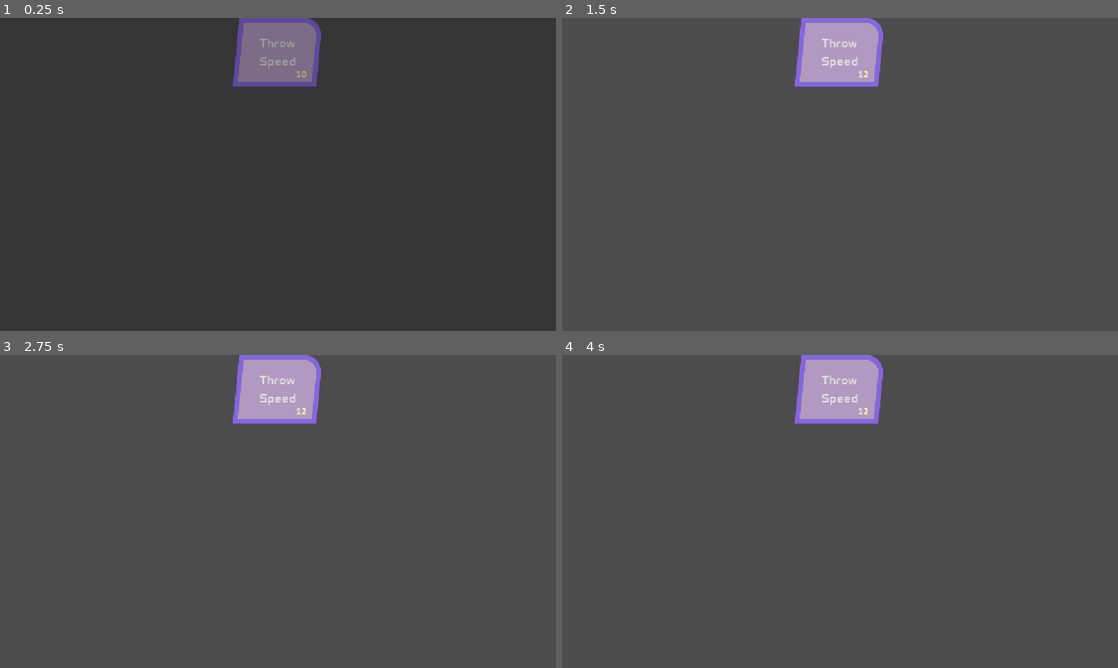
Above: before the commit, frames 1-4 (two rows, left to right).
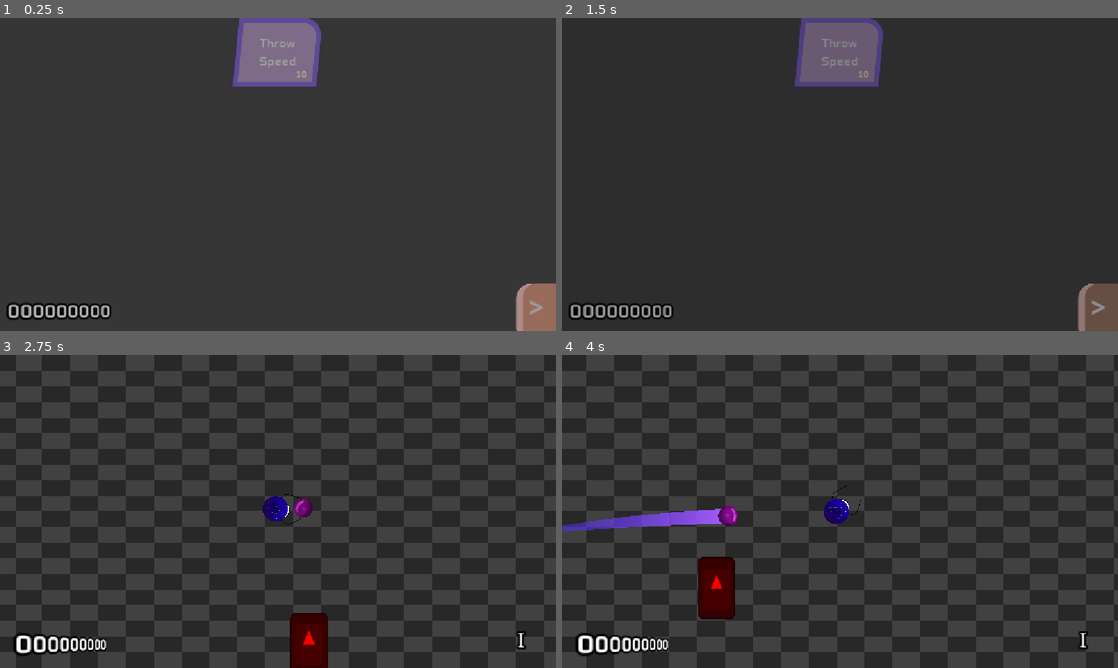
Above: after the commit, the same moments.

Repository: neilavesterinen/Haven-Bounce-Back-Shooter
Game: Godot game, scene res://upgrade_shop/upgrade_shop.tscn
Two runs of this game, one before a commit and one after it. Both use one fixed random seed, a clock stepped at 60 frames per second and the inputs below. This scene is started directly instead of the project's main scene. The engine's default icon, where the game draws it, is replaced by a stand-in: a white triangle on a blue panel in a dark square. Sound files missing from this copy of the repository are replaced by a short silence.
Inputs (mouse positions are in pixels of both pictures, inside the frame that each line leads up to):
- Up to frame 1 (0.25 s): no input
- Up to frame 2 (1.5 s): click "Throw Speed" at 0.5 s; click (1095, 305) at 1.25 s, where only the run after the commit has a clickable ">"
- Up to frame 3 (2.75 s): tap Enter at 2 s; move the mouse to (400, 495) at 2.02 s; hold D (right) from 2.03 s (still down); click (400, 495) at 2.1 s
- Up to frame 4 (4 s): release D (right) at 2.75 s; drag from (728, 527) to (812, 574) at 2.77 s; move the mouse to (895, 442) at 3.52 s; hold D (right) from 3.53 s (still down); tap Enter at 3.6 s

The runs differ from the first frame. In frame 1, 1.9% of the frame differs, in the area x 1-100%, y 84-100%; in frame 2, 100%, in the area x 0-100%, y 0-100%; in frame 3, 53%; in frame 4, 54%.

Commit message:
Add upgrade shop after death, no upgrades yet

Diff:
--- a/Scenes/game/game.gd
+++ b/Scenes/game/game.gd
@@ -8,7 +8,6 @@
 
 @export var wave_spawner: WaveSpawner
 
-@onready var pointstext: Label3D = $CanvasLayer/PointsT/SubViewport/Label3D
 @onready var stagetext: Label3D = $CanvasLayer/StageT/SubViewport2/Label3D
 
 
@@ -43,15 +42,11 @@
 
 
 func _ready() -> void:
-	_on_points_changed(0)
 	_on_wave_changed(0)
 
-	GameState.points_changed.connect(_on_points_changed)
+	GameState.points = 0
+
 	wave_spawner.wave_changed.connect(_on_wave_changed)
-
-
-func _on_points_changed(new_points: int) -> void:
-	pointstext.text = str(new_points).pad_zeros(9)
 
 
 func _on_wave_changed(new_wave: int) -> void:
--- a/Scenes/game/game.tscn
+++ b/Scenes/game/game.tscn
@@ -2,6 +2,7 @@
 
 [ext_resource type="Script" uid="uid://ccihgip7s3vq4" path="res://Scenes/game/game.gd" id="1_u7m1m"]
 [ext_resource type="PackedScene" uid="uid://dw74b3kktlfsa" path="res://Scenes/map/map.tscn" id="2_g0siu"]
+[ext_resource type="PackedScene" uid="uid://paan3sdyedo0" path="res://Scenes/game/point_counter.tscn" id="3_6y3i1"]
 [ext_resource type="PackedScene" uid="uid://crntnsto002yl" path="res://player/player.tscn" id="3_7pssd"]
 [ext_resource type="Theme" uid="uid://ceeh4w5x06ip" path="res://Scenes/mainmenu/mainmenu.tres" id="3_vjhi1"]
 [ext_resource type="AudioStream" uid="uid://dymxmxaav6h3h" path="res://Music/yea.mp3" id="4_7pssd"]
@@ -39,25 +40,7 @@
 
 [node name="CanvasLayer" type="CanvasLayer" parent="." unique_id=123703184]
 
-[node name="PointsT" type="SubViewportContainer" parent="CanvasLayer" unique_id=733437173]
-offset_left = 6.0
-offset_top = 485.0
-offset_right = 236.0
-offset_bottom = 715.0
-stretch = true
-
-[node name="SubViewport" type="SubViewport" parent="CanvasLayer/PointsT" unique_id=1312189219]
-transparent_bg = true
-handle_input_locally = false
-size = Vector2i(230, 230)
-render_target_update_mode = 4
-
-[node name="Label3D" type="Label3D" parent="CanvasLayer/PointsT/SubViewport" unique_id=958099722]
-transform = Transform3D(0.8963585, 0, 0.44332993, 0, 1, 0, -0.44332993, 0, 0.8963585, 0.12958583, 0, 0)
-text = "0123456789"
-
-[node name="Camera3D" type="Camera3D" parent="CanvasLayer/PointsT/SubViewport" unique_id=1352765730]
-transform = Transform3D(1, 0, 0, 0, 1, 0, 0, 0, 1, 0, 0, 0.5703511)
+[node name="PointsT" parent="CanvasLayer" unique_id=1101408104 instance=ExtResource("3_6y3i1")]
 
 [node name="StageT" type="SubViewportContainer" parent="CanvasLayer" unique_id=1206747385]
 offset_left = 931.0
--- /dev/null
+++ b/Scenes/game/point_counter.tscn
@@ -0,0 +1,26 @@
+[gd_scene format=3 uid="uid://paan3sdyedo0"]
+
+[ext_resource type="Script" uid="uid://duh0wvvqybqa3" path="res://Scenes/game/point_label.gd" id="1_pbri5"]
+
+[node name="PointsT" type="SubViewportContainer" unique_id=1101408104]
+offset_left = 6.0
+offset_top = 485.0
+offset_right = 236.0
+offset_bottom = 715.0
+stretch = true
+
+[node name="SubViewport" type="SubViewport" parent="." unique_id=1823713467]
+transparent_bg = true
+handle_input_locally = false
+render_target_update_mode = 4
+
+[node name="Label3D" type="Label3D" parent="SubViewport" unique_id=932911020]
+transform = Transform3D(0.8963585, 0, 0.44332993, 0, 1, 0, -0.44332993, 0, 0.8963585, 0.12958583, 0, 0)
+text = "0123456789"
+
+[node name="Camera3D" type="Camera3D" parent="SubViewport" unique_id=37092613]
+transform = Transform3D(1, 0, 0, 0, 1, 0, 0, 0, 1, 0, 0, 0.5703511)
+
+[node name="PointUpdater" type="Node" parent="." unique_id=1000078137 node_paths=PackedStringArray("label")]
+script = ExtResource("1_pbri5")
+label = NodePath("../SubViewport/Label3D")
--- /dev/null
+++ b/Scenes/game/point_label.gd
@@ -0,0 +1,12 @@
+extends Node
+
+@export var label: Label3D
+
+
+func _ready() -> void:
+	_on_points_changed(GameState.points)
+	GameState.points_changed.connect(_on_points_changed)
+
+
+func _on_points_changed(new_points: int) -> void:
+	label.text = str(new_points).pad_zeros(9)
--- a/autoloads/game_state.gd
+++ b/autoloads/game_state.gd
@@ -2,7 +2,7 @@
 
 signal points_changed(new_points: int)
 
-var points: int = 10:
+var points: int = 0:
 	set(value):
 		points = value
 		points_changed.emit(value)
--- a/autoloads/level_manager/level_manager.tscn
+++ b/autoloads/level_manager/level_manager.tscn
@@ -4,4 +4,4 @@
 
 [node name="LevelManager" type="Node" unique_id=859127138]
 script = ExtResource("1_v3u8m")
-levels = Array[String](["uid://c2rgg7vlu8xk0", "uid://ddvnrnae0wauv"])
+levels = Array[String](["uid://b7hi1a0r6apgs", "uid://ddvnrnae0wauv", "uid://cdnyw3kbutq8b"])
--- /dev/null
+++ b/common/scripts/glue_functions/glue_funcs_level_load.gd
@@ -0,0 +1,35 @@
+extends Node
+
+
+func load_level_num_relatively_transition_delay(
+	relative_level_num: int,
+	delay: float,
+	quit_after_level_load: bool = true,
+) -> void:
+	_load_level_num_relatively_transition_delay(relative_level_num, delay, quit_after_level_load)
+
+
+func load_next_level_transition_delay(delay: float, quit_after_level_load: bool = true) -> void:
+	_load_next_level_transition_delay(delay, quit_after_level_load)
+
+
+## WHY THE LKJISDFJLK DOES THIS FIX THE SIGNAL NOT APPEARING IN THE INSPECTOR???
+## Well it works now...
+func _load_level_num_relatively_transition_delay(
+	relative_level_num: int,
+	delay: float,
+	quit_after_level_load: bool,
+) -> void:
+	GodotUtils.delay_function(
+		LevelManagerHelper.load_level_num_relatively_transition.bind(relative_level_num),
+		delay,
+		quit_after_level_load,
+	)
+
+
+func _load_next_level_transition_delay(delay: float, quit_after_level_load: bool) -> void:
+	GodotUtils.delay_function(
+		LevelManagerHelper.load_next_level_transition,
+		delay,
+		quit_after_level_load,
+	)
--- a/enemy/enemy.gd
+++ b/enemy/enemy.gd
@@ -1,18 +1,21 @@
+class_name Enemy
 extends CharacterBody2D
-class_name Enemy
+
+@export var player: Player
 
 var MAX_HEALTH := 5
 var SPEED := 100
 
+var health := MAX_HEALTH
+
 @onready var nav_agent: NavigationAgent2D = $NavigationAgent2D
 
-var health := MAX_HEALTH
-@export var player : Player
 
 func _ready() -> void:
 	nav_agent.path_desired_distance = 4.0
 	nav_agent.target_desired_distance = 4.0
 	player = get_tree().get_first_node_in_group("player")
+
 
 func _process(delta: float) -> void:
 	if not player:
@@ -33,8 +36,10 @@
 	velocity = new_velocity
 	move_and_slide()
 
-func take_damage(damage:int) -> void:
+
+func take_damage(damage: int) -> void:
 	health -= 1
 	modulate.a = 1.0 / MAX_HEALTH * health
-	if health == 0:
+	if health <= 0:
+		GameState.points += 1
 		queue_free()
--- a/player/player_health.gd
+++ b/player/player_health.gd
@@ -25,7 +25,7 @@
 
 	died.emit()
 
-	LevelManagerHelper.load_current_level_transition()
+	LevelManagerHelper.load_level_num_relatively_transition(1)
 	if player_parent:
 		player_parent.queue_free()
 
--- a/upgrade_shop/upgrade_purchase_button.gd
+++ b/upgrade_shop/upgrade_purchase_button.gd
@@ -17,10 +17,9 @@
 func _on_pressed() -> void:
 	if GameState.points < _upgrade_state.price():
 		return
+	GameState.points -= _upgrade_state.price()
 
 	_upgrade_state.level_up()
-	GameState.points -= _upgrade_state.price()
-
 	_update_price()
 
 
--- a/upgrade_shop/upgrade_shop.tscn
+++ b/upgrade_shop/upgrade_shop.tscn
@@ -1,7 +1,9 @@
 [gd_scene format=3 uid="uid://cdnyw3kbutq8b"]
 
-[ext_resource type="Script" uid="uid://dwrkken2kj51t" path="res://upgrade_shop/upgrade_purchase_button.gd" id="1_56tmu"]
+[ext_resource type="Script" uid="uid://c5us4vlp7nbst" path="res://upgrade_shop/upgrade_purchase_button.gd" id="1_56tmu"]
 [ext_resource type="Theme" uid="uid://c3ncu5c4bs85t" path="res://main_theme.theme" id="1_ru6vo"]
+[ext_resource type="Script" uid="uid://beecw5qat2odv" path="res://common/scripts/glue_functions/glue_funcs_level_load.gd" id="3_svnul"]
+[ext_resource type="PackedScene" uid="uid://paan3sdyedo0" path="res://Scenes/game/point_counter.tscn" id="4_ejy1s"]
 
 [sub_resource type="StyleBoxFlat" id="StyleBoxFlat_svnul"]
 bg_color = Color(0.70980394, 0.60784316, 0.76862746, 0.972549)
@@ -41,6 +43,48 @@
 corner_detail = 20
 shadow_color = Color(0.39215687, 0.078431375, 0.74509805, 0.07058824)
 shadow_size = 15
+
+[sub_resource type="StyleBoxFlat" id="StyleBoxFlat_5teet"]
+content_margin_left = 4.0
+content_margin_top = 4.0
+content_margin_right = 4.0
+content_margin_bottom = 4.0
+bg_color = Color(0.85, 0.60066664, 0.51000005, 1)
+border_width_left = 13
+border_color = Color(0.97, 0.7850534, 0.7566, 1)
+corner_radius_top_left = 29
+corner_radius_top_right = 3
+corner_radius_bottom_right = 3
+corner_radius_bottom_left = 3
+corner_detail = 20
+
+[sub_resource type="StyleBoxFlat" id="StyleBoxFlat_mcqm0"]
+content_margin_left = 4.0
+content_margin_top = 4.0
+content_margin_right = 4.0
+content_margin_bottom = 4.0
+bg_color = Color(0.640481, 0.4592799, 0.47621417, 0.6)
+border_width_left = 13
+border_color = Color(0.97, 0.7850534, 0.7566, 1)
+corner_radius_top_left = 29
+corner_radius_top_right = 3
+corner_radius_bottom_right = 3
+corner_radius_bottom_left = 3
+corner_detail = 20
+
+[sub_resource type="StyleBoxFlat" id="StyleBoxFlat_8475x"]
+content_margin_left = 4.0
+content_margin_top = 4.0
+content_margin_right = 4.0
+content_margin_bottom = 4.0
+bg_color = Color(0.92, 0.65688, 0.5612, 0.6039216)
+border_width_left = 13
+border_color = Color(0.97, 0.7850534, 0.7566, 1)
+corner_radius_top_left = 29
+corner_radius_top_right = 3
+corner_radius_bottom_right = 3
+corner_radius_bottom_left = 3
+corner_detail = 20
 
 [node name="UpgradeShop" type="Control" unique_id=1262347264]
 layout_mode = 3
@@ -101,3 +145,41 @@
 theme_override_font_sizes/font_size = 20
 text = "123"
 vertical_alignment = 1
+
+[node name="BackToGameButton" type="Button" parent="." unique_id=691678381]
+layout_mode = 1
+anchors_preset = 3
+anchor_left = 1.0
+anchor_top = 1.0
+anchor_right = 1.0
+anchor_bottom = 1.0
+offset_left = -82.0
+offset_top = -82.0
+grow_horizontal = 0
+grow_vertical = 0
+theme = ExtResource("1_ru6vo")
+theme_override_font_sizes/font_size = 64
+theme_override_styles/normal = SubResource("StyleBoxFlat_5teet")
+theme_override_styles/pressed = SubResource("StyleBoxFlat_mcqm0")
+theme_override_styles/hover = SubResource("StyleBoxFlat_8475x")
+text = ">"
+
+[node name="GlueFuncsLevelLoad" type="Node" parent="BackToGameButton" unique_id=1897478748]
+script = ExtResource("3_svnul")
+
+[node name="PointsT" parent="." unique_id=1101408104 instance=ExtResource("4_ejy1s")]
+layout_mode = 0
+offset_left = 11.0
+offset_top = 493.0
+offset_right = 241.0
+offset_bottom = 723.0
+
+[node name="SubViewport" parent="PointsT" index="0" unique_id=1823713467]
+size = Vector2i(230, 230)
+
+[node name="Label3D" parent="PointsT/SubViewport" index="0" unique_id=932911020]
+transform = Transform3D(0.9960928, 0, 0.08831233, 0, 1, 0, -0.08831233, 0, 0.9960928, 0.010109633, 0, 0)
+
+[connection signal="pressed" from="BackToGameButton" to="BackToGameButton/GlueFuncsLevelLoad" method="load_level_num_relatively_transition_delay" binds= [-1, 0.0, true]]
+
+[editable path="PointsT"]
Not shown, added: Scenes/game/point_label.gd.uid
Not shown, added: common/scripts/glue_functions/glue_funcs_level_load.gd.uid
Not shown, changed: upgrade_shop/upgrade_purchase_button.gd.uid
